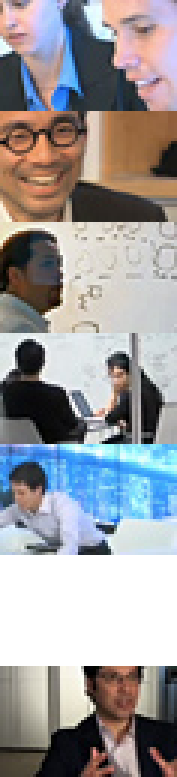
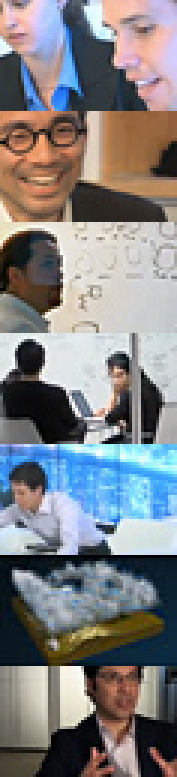
Comparing the layer stacks of the two (177, 777) images. Changes:
added layer "Layer 1" above "Models 1" over [0, 555, 177, 666]
